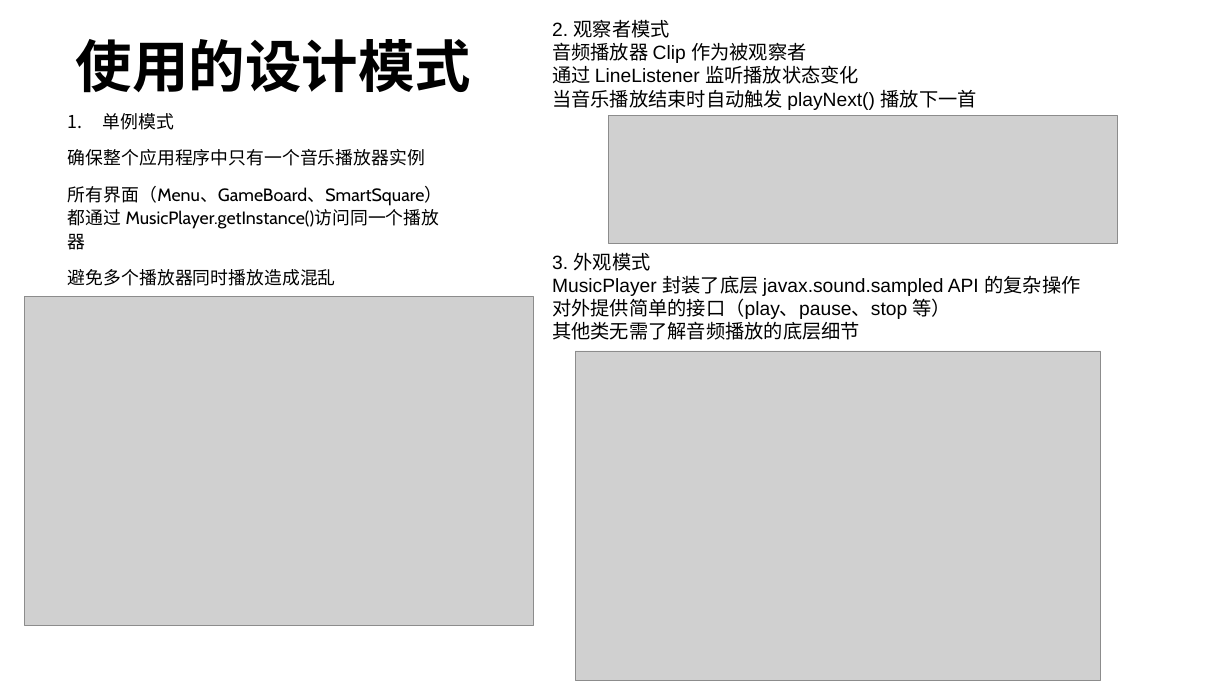
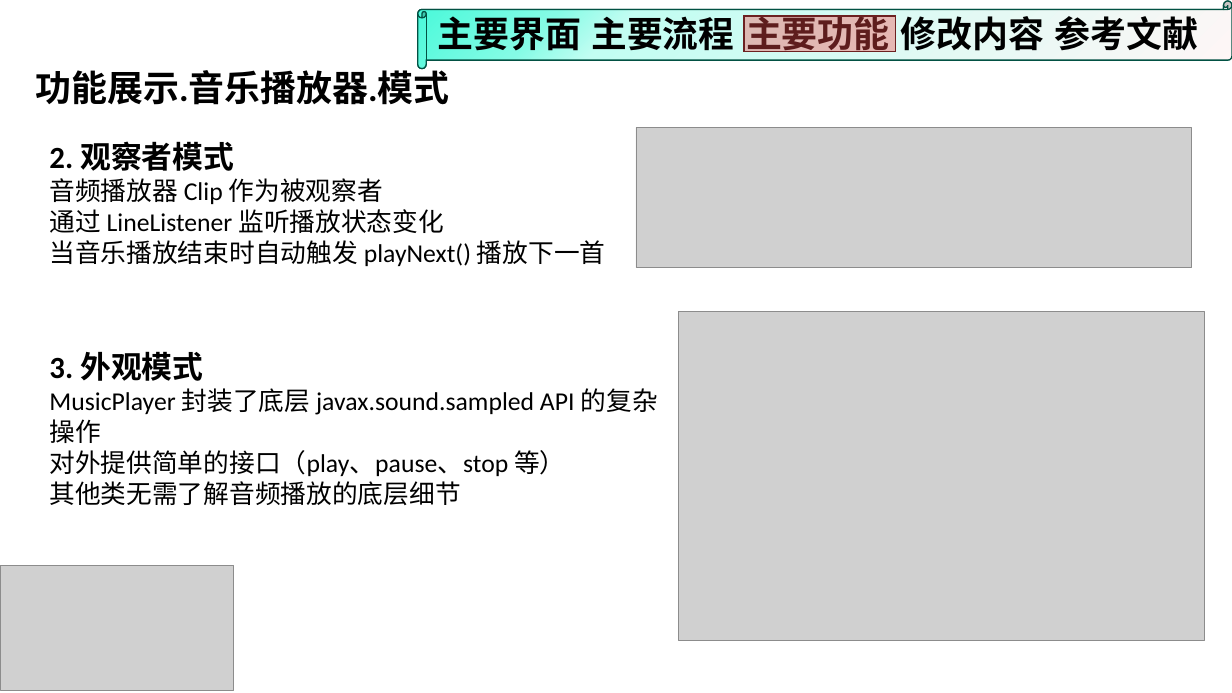
Before and after one commit to wzc506/mineswapper, a slide deck: slide 15 of uml.pptx (slide 16 before the commit). Drawn at 1232x693 pixels with LibreOffice and Linux fonts; fonts in the diff are those of the drawing; grey boxes stand for pictures; background and template pictures are left out. Boxes give left, top, right and bottom in pixels: in the first picture for what was removed or moved away, otherwise in the second. Text is boxed around its words. In the diff, an @@ line names an element or a change of style, - is before the commit and + after.

```diff
--- a/uml.pptx
+++ b/uml.pptx
@@ horizontal scroll added at bbox=[418, 1, 1232, 68], fill gradient #FFF6F6 to #C2FDF2 to #84FBE5 to #47F9D9, outline #035243 1 pt @@
@@ horizontal scroll added at bbox=[418, 1, 1232, 68], fill gradient #FFF6F6 to #C2FDF2 to #84FBE5 to #47F9D9, outline #035243 1 pt @@
@@ text added at bbox=[429, 6, 645, 59], 28 pt, text #000000, bold @@
+主要界面
@@ text added at bbox=[438, 11, 582, 57], 28 pt, text #000000, bold @@
+主要界面
@@ text added at bbox=[592, 16, 734, 51], 27.8 pt, text #000000, bold @@
+主要流程
@@ text added at bbox=[604, 15, 748, 52], 28 pt, text #000000, bold @@
+主要流程
@@ rectangle added at bbox=[744, 16, 896, 52], fill #F84D4D at 38% opacity, outline #6D2222 1 pt @@
@@ text added at bbox=[746, 11, 890, 57], 28 pt, text #000000, bold @@
+主要功能
@@ text added at bbox=[771, 11, 915, 57], 28 pt, text #000000, bold @@
+主要功能
@@ text added at bbox=[900, 16, 1044, 51], 28 pt, text #000000, bold @@
+修改内容
@@ text added at bbox=[937, 16, 1081, 51], 28 pt, text #000000, bold @@
+参考内容
@@ text added at bbox=[1055, 16, 1199, 51], 28 pt, text #000000, bold @@
+参考文献
@@ title removed at bbox=[76, 39, 471, 93] @@
-使用的设计模式
@@ text added at bbox=[36, 64, 450, 105], 28 pt, text #000000, bold @@
+功能展示.音乐播放器.模式
@@ text removed at bbox=[68, 113, 443, 286] @@
-1. 单例模式
-确保整个应用程序中只有一个音乐播放器实例
-所有界面（Menu、GameBoard、SmartSquare）都通过 MusicPlayer.getInstance()访问同一个播放器
-避免多个播放器同时播放造成混乱
@@ text "2. 观察者模式": place and size @@
-text "2. 观察者模式" at bbox=[552, 20, 977, 110]
+text "2. 观察者模式" at bbox=[49, 141, 605, 266]
@@ text "2. 观察者模式" at bbox=[49, 141, 605, 266]: size 15 to 24 pt, bold on in "2. 观察者模式"; font Arial to Calibri, size 15 to 20 pt @@
@@ picture: place and size @@
-picture at bbox=[609, 116, 1117, 244]
+picture at bbox=[636, 128, 1191, 267]
@@ picture removed at bbox=[25, 297, 534, 625] @@
@@ picture: place and size @@
-picture at bbox=[576, 351, 1102, 680]
+picture at bbox=[679, 311, 1205, 640]
@@ text "3. 外观模式": place and size @@
-text "3. 外观模式" at bbox=[552, 253, 1080, 340]
+text "3. 外观模式" at bbox=[49, 351, 658, 505]
@@ text "3. 外观模式" at bbox=[49, 351, 658, 505]: size 15 to 24 pt, bold on in "3. 外观模式"; font Arial to Calibri, size 15 to 20 pt @@
@@ picture added at bbox=[0, 566, 234, 691] @@
```
Also in this commit, not shown: 28 other slides changed, 18 slides added, 5 slides removed, 26 other files.
